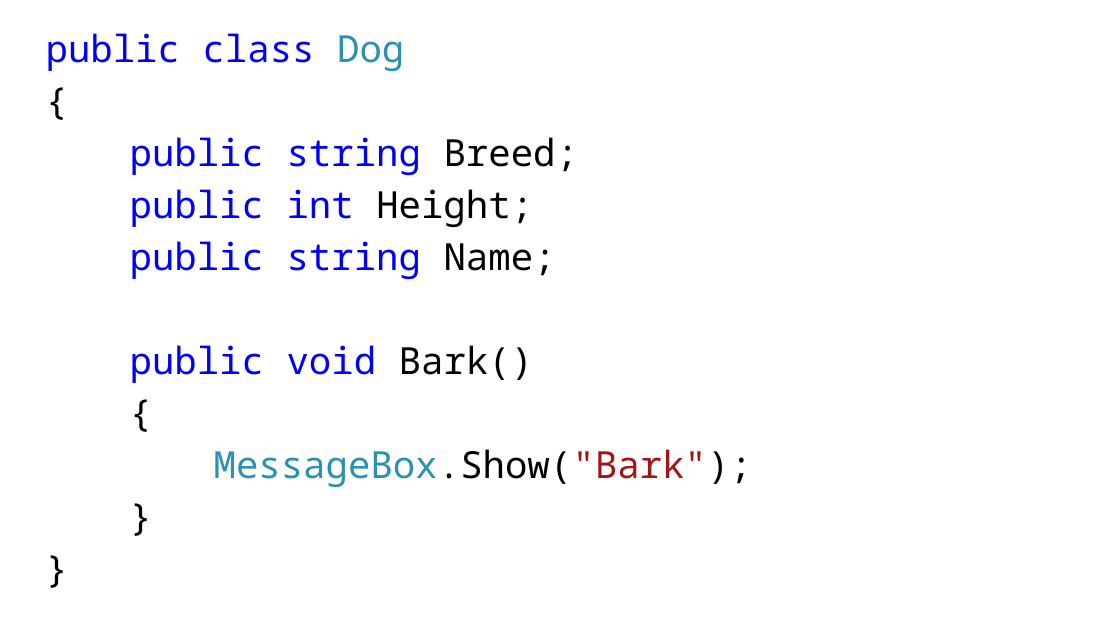
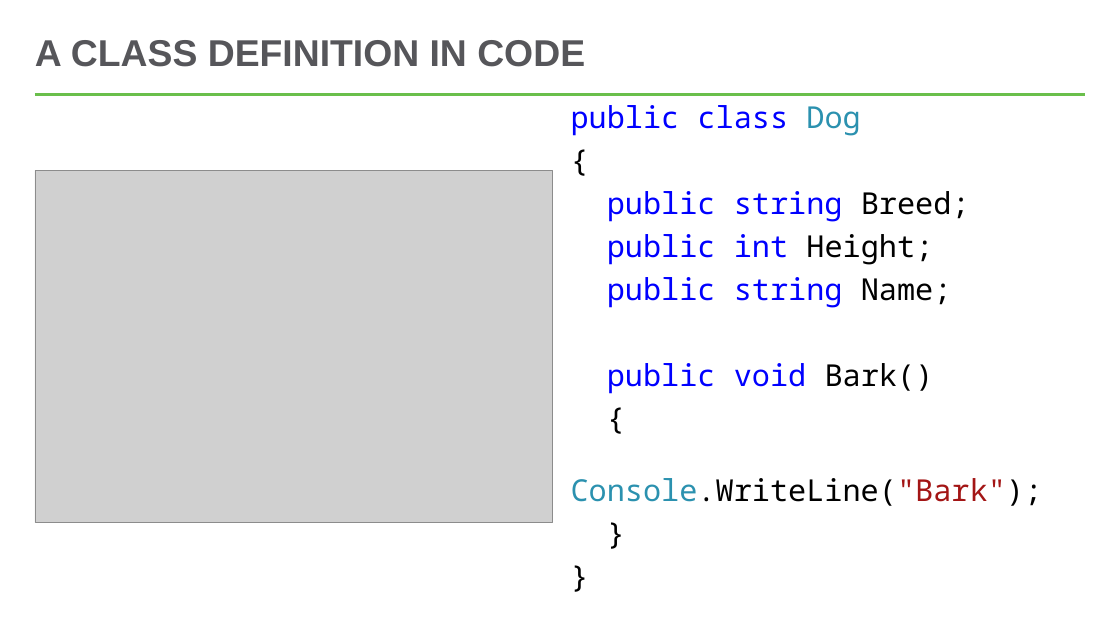
Before and after one commit to hytechclub/cs-102, a slide deck: slide 9 of ClassesIntroduction/ClassesIntro.pptx (slide 6 before the commit). Drawn at 1120x630 pixels with LibreOffice and Linux fonts; fonts in the diff are those of the drawing; grey boxes stand for pictures; background and template pictures are left out. Boxes give left, top, right and bottom in pixels: in the first picture for what was removed or moved away, otherwise in the second. Text is boxed around its words. In the diff, an @@ line names an element or a change of style, - is before the commit and + after.

Commit message:
update classes powerpoint

```diff
--- a/ClassesIntroduction/ClassesIntro.pptx
+++ b/ClassesIntroduction/ClassesIntro.pptx
@@ title added at bbox=[35, 40, 585, 67], 32 pt, text #56565A, bold @@
+A CLASS DEFINITION IN CODE
@@ line added from (35, 94) to (1086, 94), #54C8E8 2.25 pt @@
@@ text at bbox=[571, 105, 970, 394]: size 32 to 25.9 pt in "public class Dog", "{", "public string Breed;", "public int Height;" and 5 more places; line spacing 0.9 to 0.8; more space between paragraphs @@
@@ text "public class Dog": place and size @@
-text "public class Dog" at bbox=[46, 33, 752, 487]
+text "public class Dog" at bbox=[571, 105, 1043, 506]
@@ picture added at bbox=[35, 171, 553, 523] @@
@@ text at bbox=[571, 478, 1043, 506]: text changed; size 32 to 25.9 pt; text colour #2B91AF to #000000 @@
-MessageBox.Show("Bark");
+Console.WriteLine("Bark");
```
Also in this commit, not shown: 6 other slides changed, 7 slides added, 3 slides removed.
